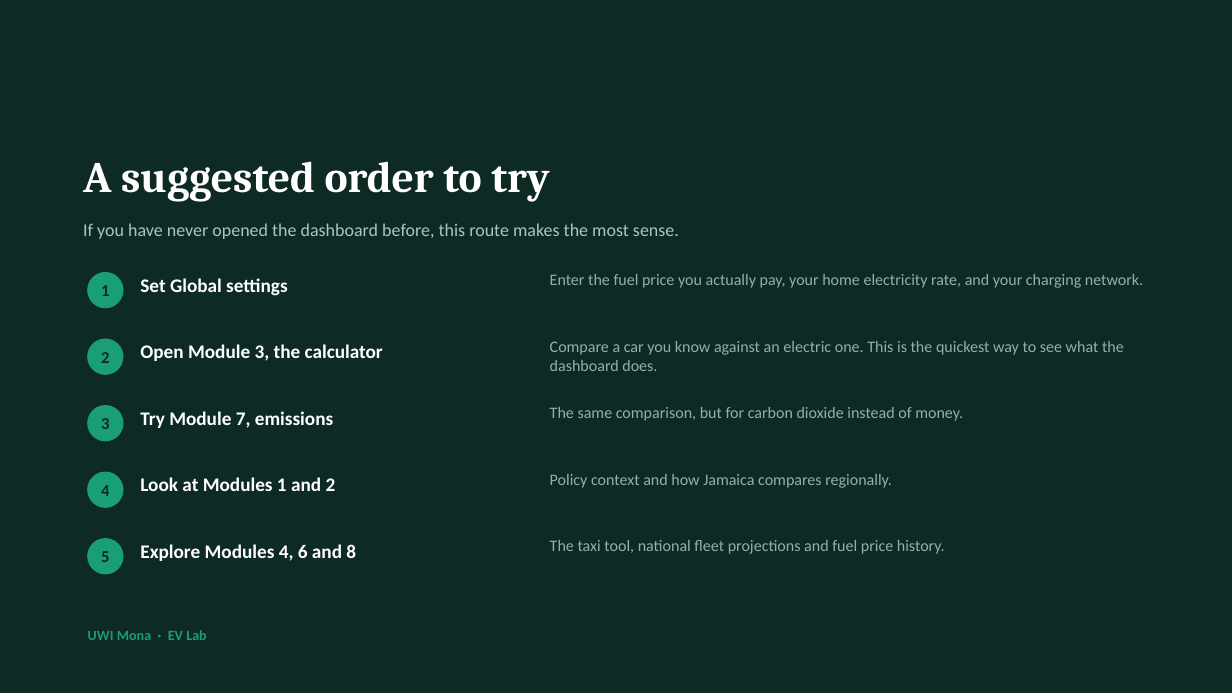
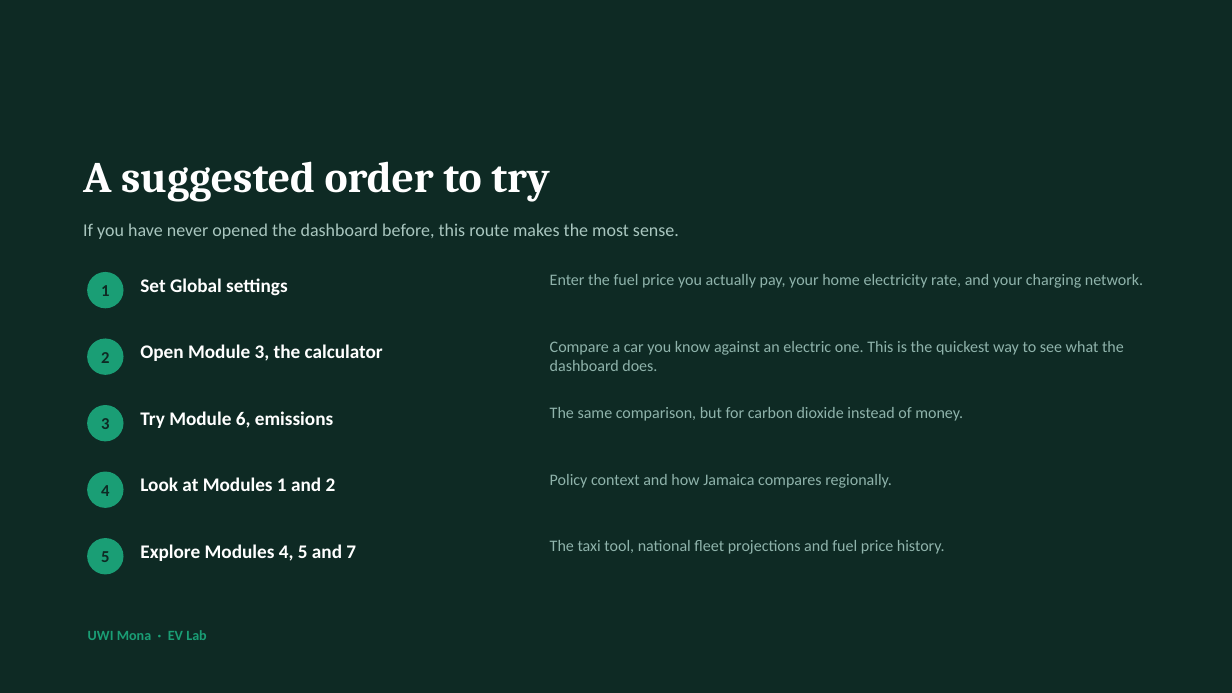
Before and after one commit to andsmart01-sketch/EV-Lab-UWI, a slide deck: slide 33 of docs/EV_Dashboard_User_Guide.pptx (slide 34 before the commit). Drawn at 1232x693 pixels with LibreOffice and Linux fonts; fonts in the diff are those of the drawing. Boxes give left, top, right and bottom in pixels: in the first picture for what was removed or moved away, otherwise in the second. Text is boxed around its words. In the diff, an @@ line names an element or a change of style, - is before the commit and + after.

Commit message:
Remove Route Cost Map placeholder module
The module was never started: no mapping data source was agreed and no
corridor distances were measured, so it could not have been populated
without inventing the numbers it displayed.

Removes tab-2 from MODULE_INFO, NAV_ICONS, serve_layout and the
instructions panel, and deletes placeholder_layout and the
MODULES_IN_DEVELOPMENT mechanism, which had nothing left to mark.

Display numbers shift: what was 6, 7 and 8 is now 5, 6 and 7. Guide
renumbered from 34 slides to 33. Report Section 1.4 now says seven
modules and Section 8.3 carries the route map as further work with the
blocker stated.

Also ignores Office ~$ lock files.

```diff
--- a/docs/EV_Dashboard_User_Guide.pptx
+++ b/docs/EV_Dashboard_User_Guide.pptx
@@ text at (x1=140, y1=411, x2=333, y2=428): text changed @@
-Try Module 7, emissions
+Try Module 6, emissions
@@ text at (x1=140, y1=544, x2=356, y2=561): text changed @@
-Explore Modules 4, 6 and 8
+Explore Modules 4, 5 and 7
```
Also in this commit, not shown: 13 other slides changed, 1 slide removed, 8 other files.
